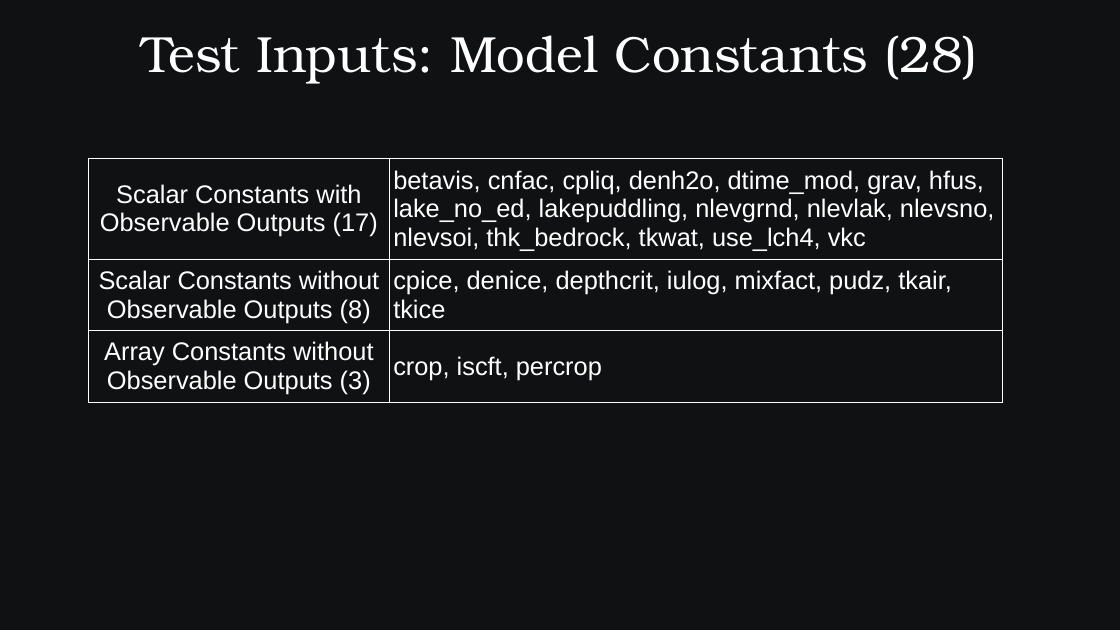
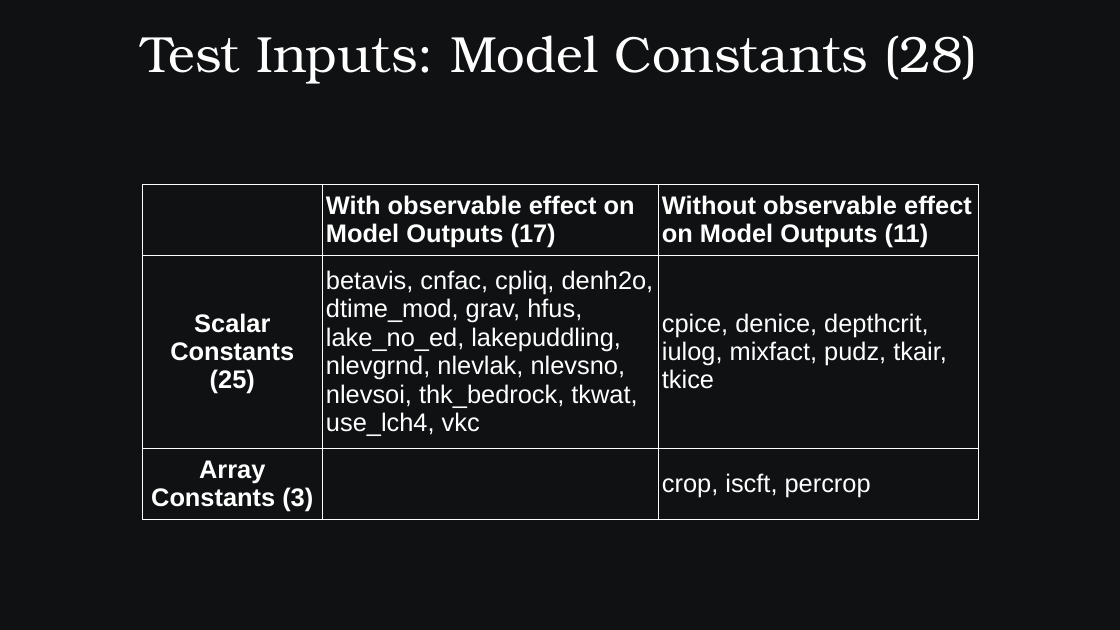
Before and after one commit to SamAllen06/lake_temp_work, a slide deck: slide 8 of documentation/for_collaborators/TestingSoftwareOverview.odp. Drawn at 1120x630 pixels with LibreOffice and Linux fonts; fonts in the diff are those of the drawing. Boxes give left, top, right and bottom in pixels: in the first picture for what was removed or moved away, otherwise in the second. Text is boxed around its words. In the diff, an @@ line names an element or a change of style, - is before the commit and + after.

```diff
--- a/documentation/for_collaborators/TestingSoftwareOverview.odp
+++ b/documentation/for_collaborators/TestingSoftwareOverview.odp
@@ table at [142, 184, 978, 516] @@
-column 1: Scalar Constants with Observable Outputs (17) | Scalar Constants without Observable Outputs (8) | Array Constants without Observable Outputs (3)
-column 2: betavis, cnfac, cpliq, denh2o, dtime_mod, grav, hfus, lake_no_ed, lakepuddling, nlevgrnd, nlevlak, nlevsno, nlevsoi, thk_bedrock, tkwat, use_lch4, vkc | cpice, denice, depthcrit, iulog, mixfact, pudz, tkair, tkice | crop, iscft, percrop
+column 1:  | Scalar Constants (25) | Array Constants (3)
+column 2: With observable effect on Model Outputs (17) | betavis, cnfac, cpliq, denh2o, dtime_mod, grav, hfus, lake_no_ed, lakepuddling, nlevgrnd, nlevlak, nlevsno, nlevsoi, thk_bedrock, tkwat, use_lch4, vkc | 
+column 3: Without observable effect on Model Outputs (11) | cpice, denice, depthcrit, iulog, mixfact, pudz, tkair, tkice | crop, iscft, percrop
@@ table: place and size @@
-table at [88, 159, 1003, 398]
+table at [142, 184, 978, 516]
```
Also in this commit, not shown: 8 other slides changed, 1 slide added, 3 other files.
